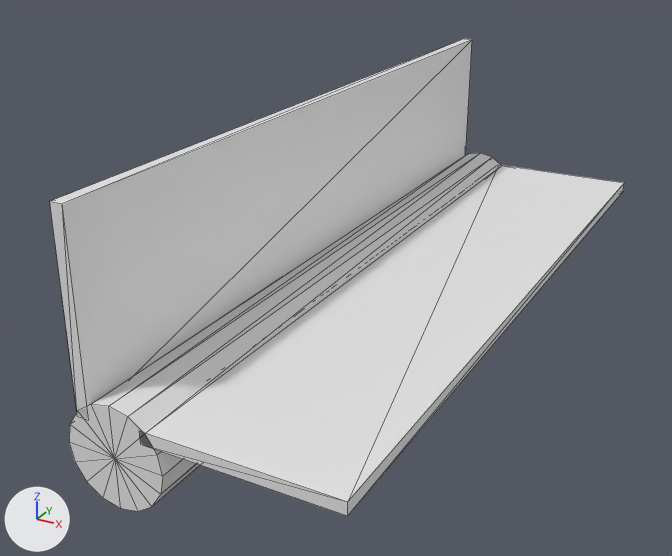
The OBJ model assets/hardware/hinge_05d9a38dfa.obj: old version first, new version second.
One viewpoint serves both versions: a camera (50 mm lens) standing at (0.113, -0.214, 0.107) and looking at (0.003, -0.016, 0.007). The axes (+X, +Y, +Z) are drawn at lower left. The lights are the same throughout. The first picture is the older version. Mesh edges are drawn as thin lines. Where no turn or scale is listed for an object, it has been applied to the vertices.

Before the edit, the objects in view are built like this:
```python
me_hinge_05d9a38dfa = bpy.data.meshes.new('hinge_05d9a38dfa')
me_hinge_05d9a38dfa.from_pydata(...)  # a 16-sided cylinder along y spanning x -0.012..0.012, y -0.1..0.1, z -0.012..0.012; a box spanning x 0.007..0.052, y -0.1..0.1, z 0.006..0.009; a box spanning x -0.009..-0.006, y -0.1..0.1, z 0.007..0.052
ob_hinge_05d9a38dfa = bpy.data.objects.new('hinge_05d9a38dfa', me_hinge_05d9a38dfa)
ob_hinge_05d9a38dfa.location = (0.0, 0.0, 0.0)
```
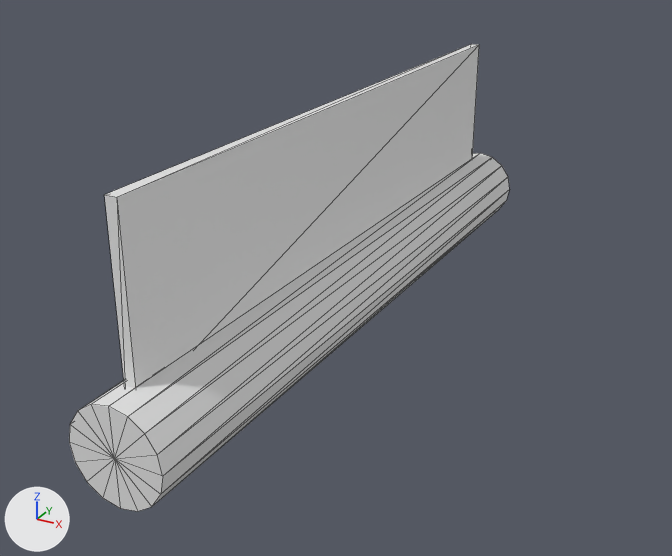
Boxes [x1, y1, x2, y2] around the edits, measured in the pictures (672 x 556 px):
'hinge_05d9a38dfa', reshaped (23% narrower)
    before: [50, 39, 624, 516]
    after: [69, 44, 509, 512]
part 1 of me_hinge_05d9a38dfa, reshaped
    before: [50, 39, 624, 516]
    after: [104, 44, 479, 388]

Edits to the bpy script that builds the scene:
```text
Change me_hinge_05d9a38dfa:
    used by ob_hinge_05d9a38dfa; location = (0.0, 0.0, 0.0)
    remove me_hinge_05d9a38dfa.from_pydata(...)  # 50 vertices, 88 faces; spans x -0.012..0.052, y -0.1..0.1, z -0.012..0.052
    add me_hinge_05d9a38dfa.from_pydata(...)  # 42 vertices, 76 faces; spans x -0.012..0.012, y -0.1..0.1, z -0.012..0.052
    me_hinge_05d9a38dfa part 1
    12 vertices are removed from x -0.009..0.052, y -0.1..0.1, z 0.006..0.052
    22 faces are deleted
    4 vertices move from x 0.007, y -0.1..0.1, z 0.006..0.009 to x -0.003, y -0.092..0.092, z 0.007..0.052
    4 vertices are added at (0.0, 0.092, 0.007), (0.0, -0.092, 0.007), (0.0, 0.092, 0.052), (0.0, -0.092, 0.052)
    10 new faces join them
```
